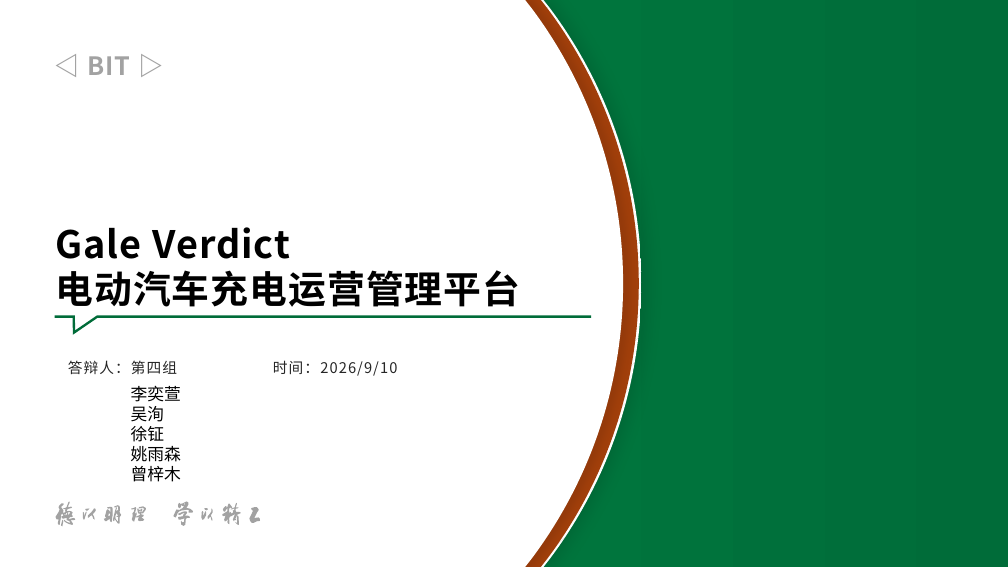
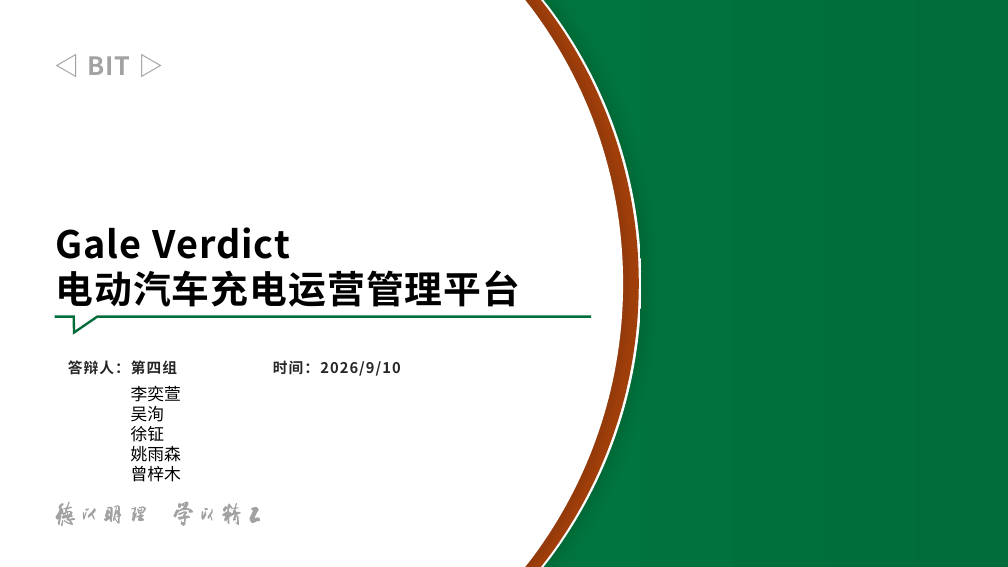
Before and after one commit to Gale-Verdict/Gale-Verdict-software-developing, a slide deck: slide 1 of 项目路演ppt-第四组.pptx. Drawn at 1008x567 pixels with LibreOffice and Linux fonts; fonts in the diff are those of the drawing; background and template pictures are left out. Boxes give left, top, right and bottom in pixels: in the first picture for what was removed or moved away, otherwise in the second. Text is boxed around its words. In the diff, an @@ line names an element or a change of style, - is before the commit and + after.

```diff
--- a/项目路演ppt-第四组.pptx
+++ b/项目路演ppt-第四组.pptx
@@ text "答辩人：第四组 时间：2026/9/10" at (x1=68, y1=360, x2=401, y2=376): bold on @@
```
Also in this commit, not shown: 6 other slides changed, 2 other files.
